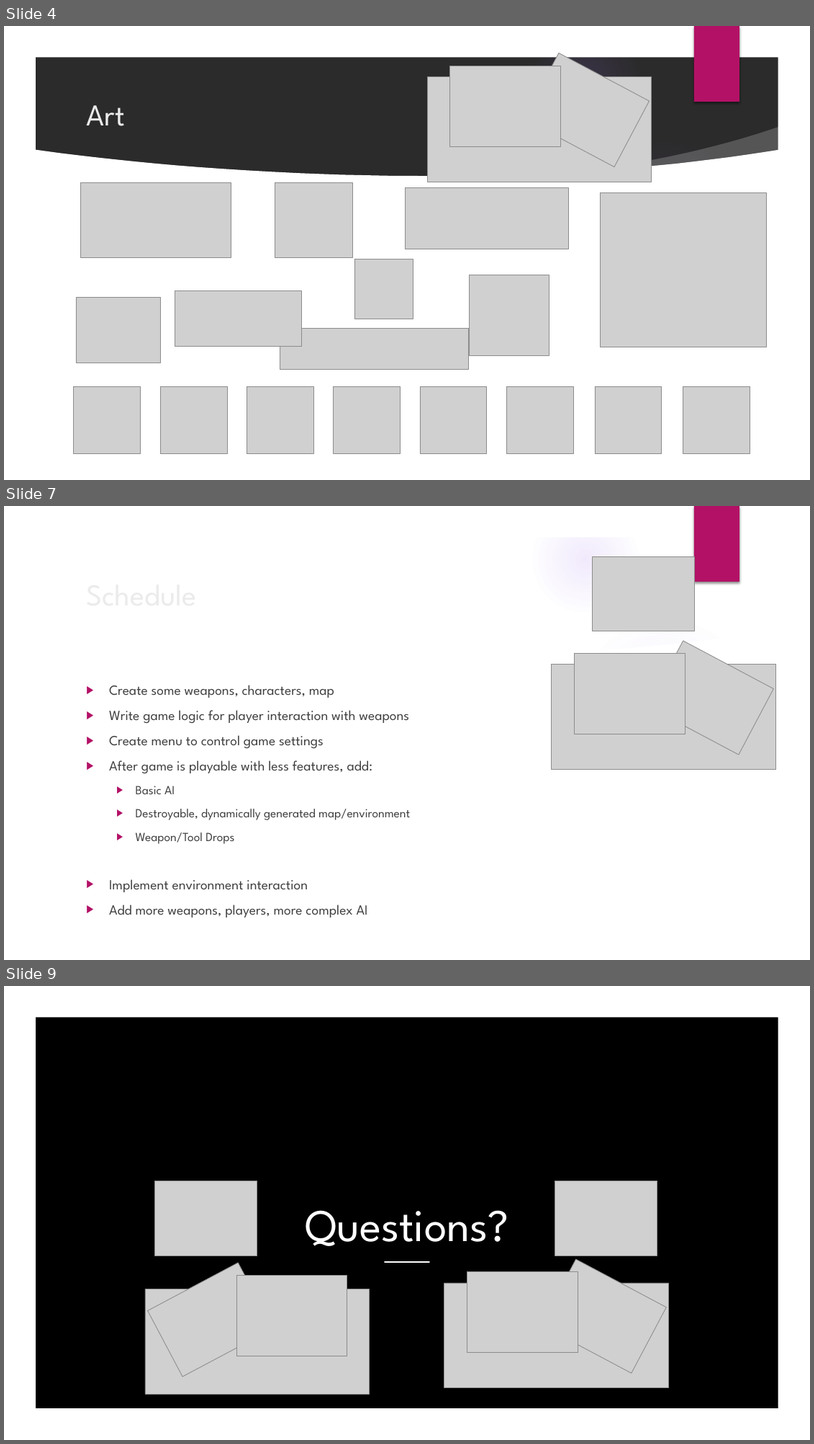
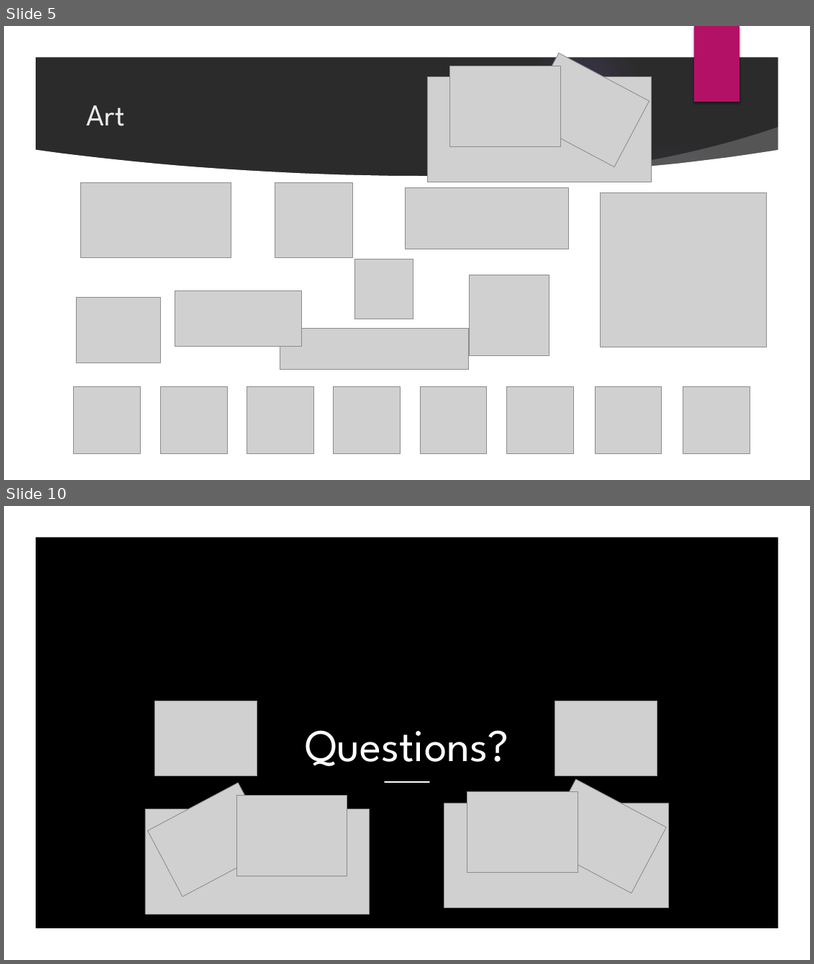
Before and after one commit to trevinofernando/2D-Tactical-Game, a slide deck: Game Proposal.pptx. Shown one above the other, each under a label of ours: slides 4, 7 and 9 before the commit, slides 5 and 10 after it; the slides between them are not shown. The pictures are 814x1444 and 814x964 pixels, drawn with LibreOffice and Linux fonts; fonts in the diff are those of the drawing; grey boxes stand for pictures; background and template pictures are left out; a plain dark background stands for a picture behind light text. Boxes give left, top, right and bottom in pixels: in the first picture for what was removed or moved away, otherwise in the second. Text is boxed around its words. In the diff, an @@ line names an element or a change of style, - is before the commit and + after.

Commit message:
Updates to Game Proposal slides

```diff
--- a/Game Proposal.pptx
+++ b/Game Proposal.pptx
@@ slide 7 removed at (x1=4, y1=506, x2=810, y2=960), background picture (left out); not listed: 9 template elements that a slide beside it also shows @@
@@ title removed at (x1=80, y1=570, x2=660, y2=617) @@
-Schedule
@@ picture removed at (x1=593, y1=557, x2=695, y2=631) @@
@@ picture removed at (x1=574, y1=654, x2=685, y2=734) @@
@@ picture removed at (x1=649, y1=641, x2=774, y2=754) @@
@@ picture removed at (x1=552, y1=664, x2=777, y2=769) @@
@@ text removed at (x1=109, y1=685, x2=410, y2=917) @@
-▶ Create some weapons, characters, map
-▶ Write game logic for player interaction with weapons
-▶ Create menu to control game settings
-▶ After game is playable with less features, add:
-  ▶ Basic AI
-  ▶ Destroyable, dynamically generated map/environment
-  ▶ Weapon/Tool Drops
-▶ Implement environment interaction
-▶ Add more weapons, players, more complex AI
@@ what was slide 4 is now slide 5 @@
@@ what was slide 9 is now slide 10 @@
```
Also in this commit, not shown: 3 slides changed, 3 slides added, 1 other slide removed.
